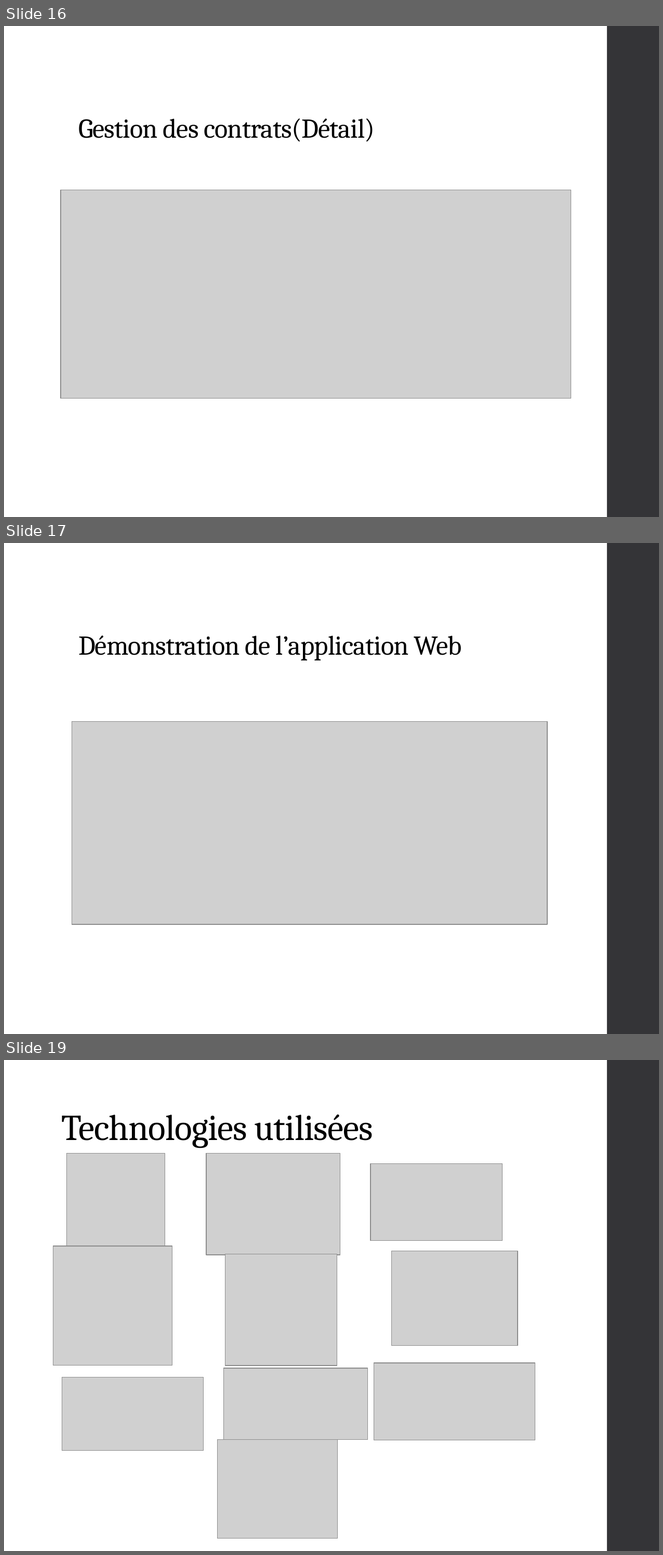
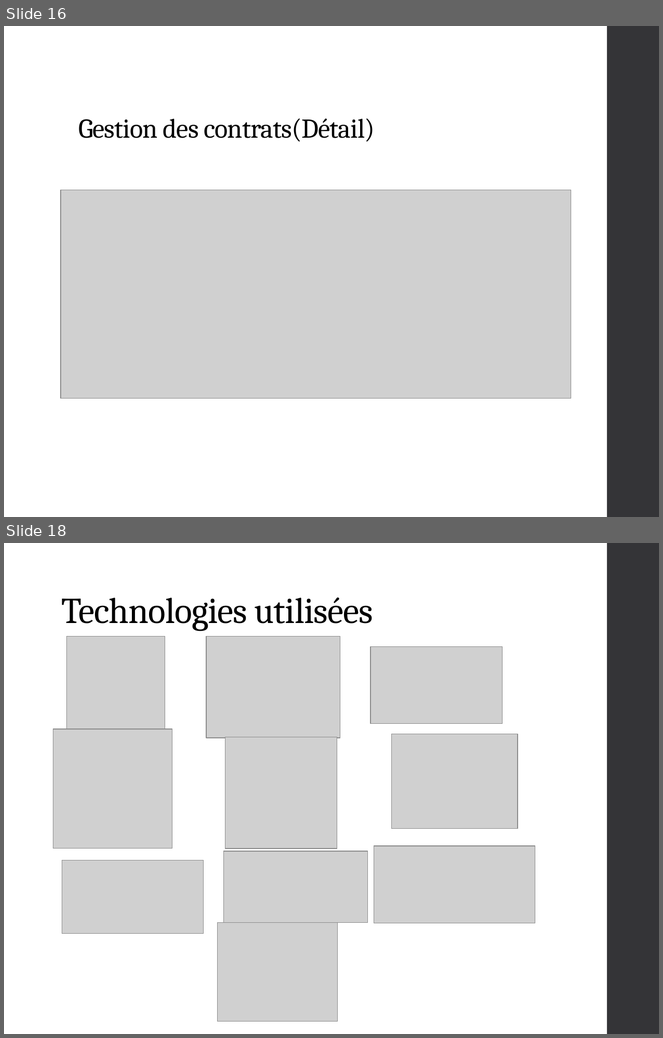
Before and after one commit to qwertyuu/Projet_fin_etudes_2016-2017, a slide deck: Gestion de projet/Présentations/PowerPoint.pptx. Shown one above the other, each under a label of ours: slides 16, 17 and 19 before the commit, slides 16 and 18 after it; the slides between them are not shown. The pictures are 663x1555 and 663x1038 pixels, drawn with LibreOffice and Linux fonts; fonts in the diff are those of the drawing; grey boxes stand for pictures. Boxes give left, top, right and bottom in pixels: in the first picture for what was removed or moved away, otherwise in the second. Text is boxed around its words. In the diff, an @@ line names an element or a change of style, - is before the commit and + after.

```diff
--- a/Gestion de projet/Présentations/PowerPoint.pptx
+++ b/Gestion de projet/Présentations/PowerPoint.pptx
@@ slide 17 removed at [4, 543, 659, 1034], background #FFFFFF; not listed: 1 template element that a slide beside it also shows @@
@@ title removed at [78, 636, 462, 661] @@
-Démonstration de l’application Web
@@ picture removed at [72, 722, 548, 925] @@
@@ what was slide 19 is now slide 18 @@
```
Also in this commit, not shown: 4 slides changed, 1 slide added, 1 other slide removed.
